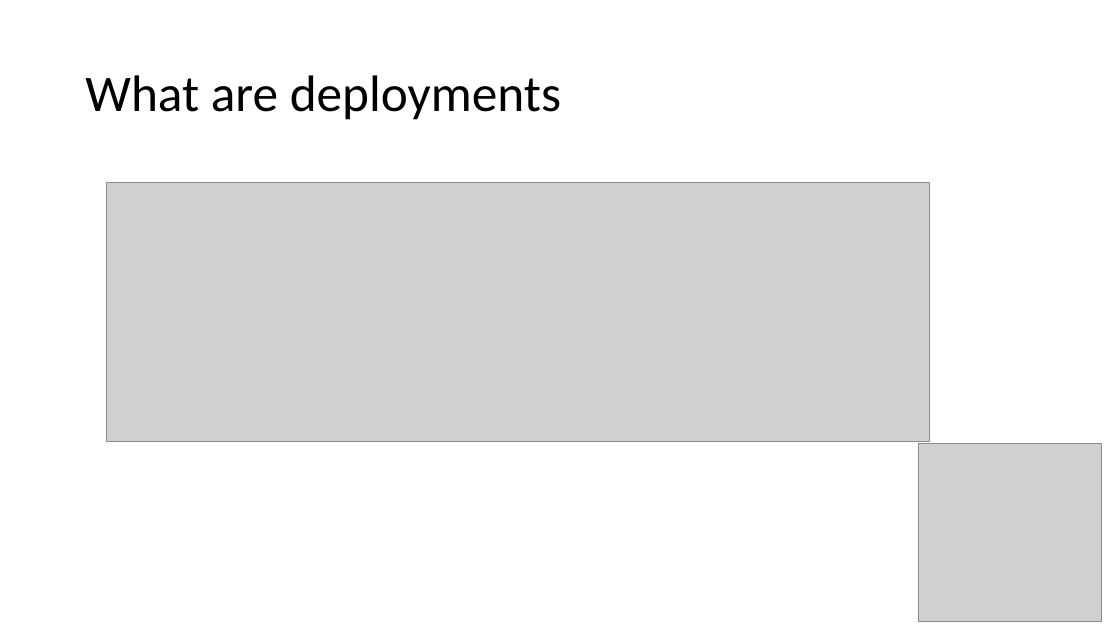
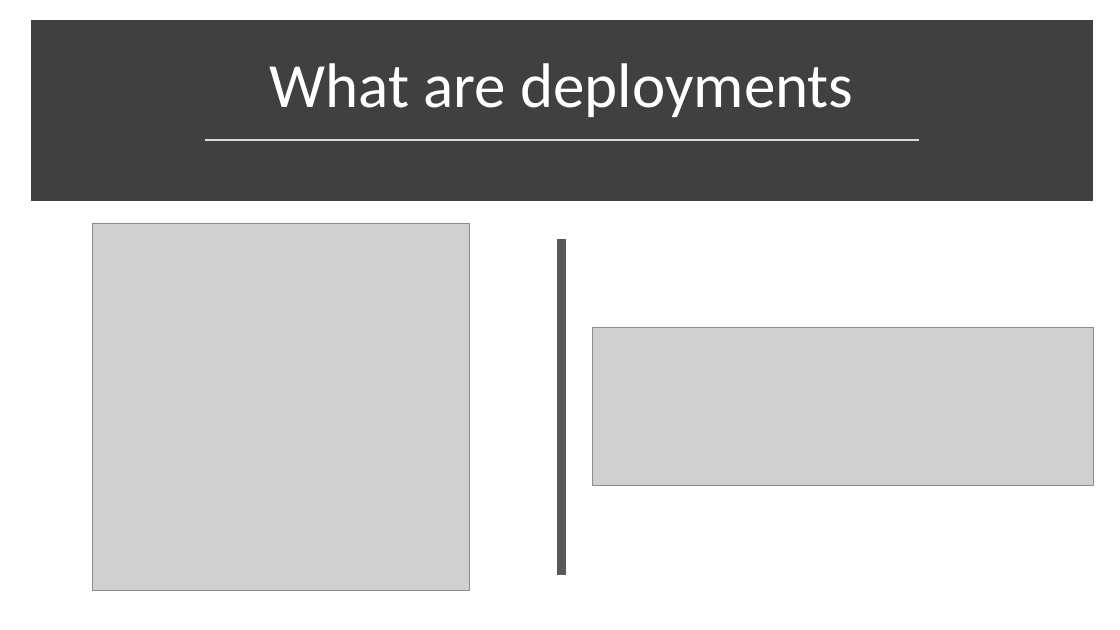
Before and after one commit to MohanRamadoss/kubernetes, a slide deck: slide 1 of 9-Deployment/Deployment.pptx. Drawn at 1120x630 pixels with LibreOffice and Linux fonts; fonts in the diff are those of the drawing; grey boxes stand for pictures. Boxes give left, top, right and bottom in pixels: in the first picture for what was removed or moved away, otherwise in the second. Text is boxed around its words. In the diff, an @@ line names an element or a change of style, - is before the commit and + after.

```diff
--- a/9-Deployment/Deployment.pptx
+++ b/9-Deployment/Deployment.pptx
@@ rectangle added at (36,26,1087,196), fill #404040, outline #404040 10 pt @@
@@ title "What are deployments": place and size @@
-title "What are deployments" at (85,75,561,120)
+title "What are deployments" at (270,63,853,117)
@@ title "What are deployments" at (270,63,853,117): size 44 to 54 pt, text colour #000000 to #FFFFFF; alignment left to centre; vertical alignment middle to bottom @@
@@ line added from (205, 139) to (919, 139), #D9D9D9 1.75 pt @@
@@ picture: place and size @@
-picture at (919,444,1102,622)
+picture at (93,223,470,590)
@@ line added from (562, 239) to (562, 575), #595959 8 pt @@
@@ picture: place and size @@
-picture at (107,182,930,441)
+picture at (592,328,1094,486)
```
Also in this commit, not shown: 5 other slides changed, 1 slide added, 1 slide removed, 8 other files.
